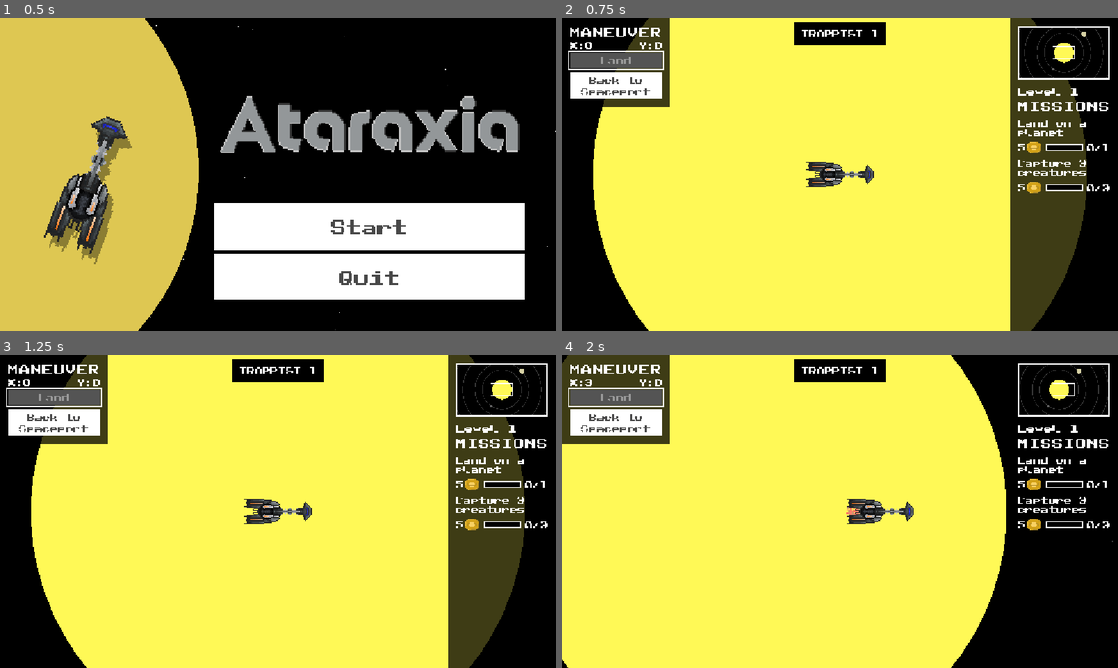
Above: before the commit, frames 1-4 (two rows, left to right).
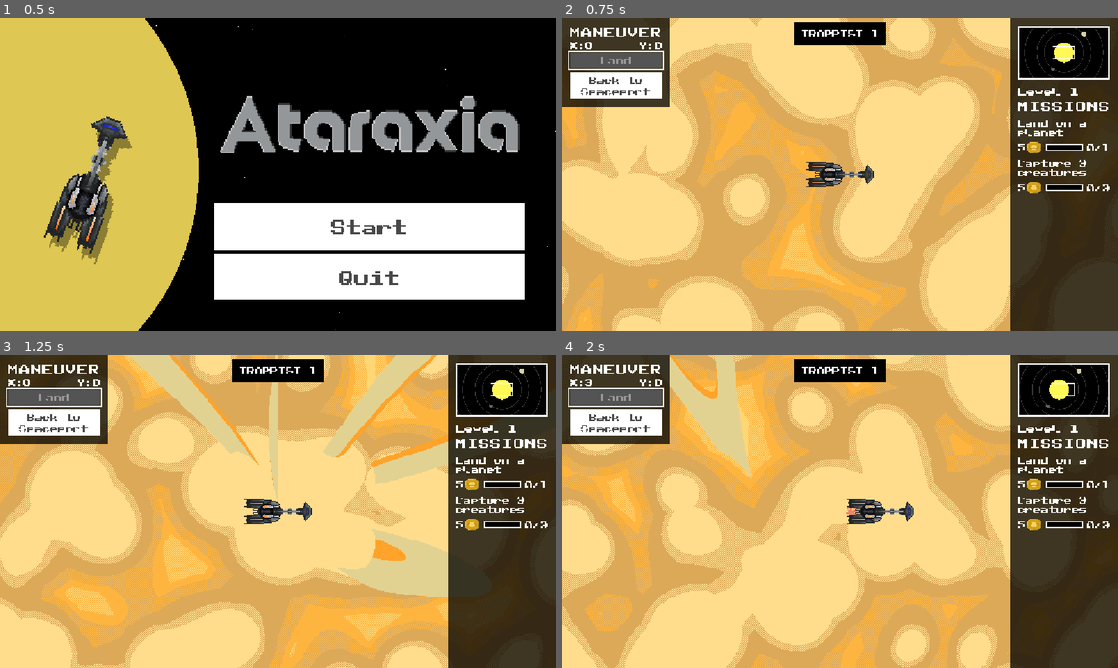
Above: after the commit, the same moments.

Repository: late-parrot/tsa-video-game-design-2026
Game: Godot game, scene res://scenes/title_screen.tscn
The game is run twice, just before and just after one commit, with the same random seed, the same clock (stepped at 60 frames per second) and the same inputs.
Inputs (mouse positions are in pixels of both pictures, inside the frame that each line leads up to):
- Up to frame 1 (0.5 s): no input
- Up to frame 2 (0.75 s): click "Start" at 0.5 s
- Up to frame 3 (1.25 s): no input
- Up to frame 4 (2 s): tap Enter (ui_accept) at 1.25, 1.52 s; move the mouse to (962, 495) at 1.27 s; hold D (right) from 1.28 s (still down); click (962, 495) at 1.35 s

Frame 1 is identical in both runs. In frame 2, 82% of the frame differs, in the area x 0-100%, y 0-100%; in frame 3, 82%; in frame 4, 89%.

Commit message:
Add some sprites

Diff:
--- a/project.godot
+++ b/project.godot
@@ -27,7 +27,7 @@
 
 [editor_plugins]
 
-enabled=PackedStringArray("res://addons/ActionIcon/plugin.cfg", "res://addons/godot_super-wakatime/plugin.cfg")
+enabled=PackedStringArray("res://addons/ActionIcon/plugin.cfg")
 
 [input]
 
--- a/scenes/maneuver/maneuver.tscn
+++ b/scenes/maneuver/maneuver.tscn
@@ -1,25 +1,189 @@
-[gd_scene load_steps=24 format=3 uid="uid://dwsidhkts8v1c"]
+[gd_scene load_steps=48 format=3 uid="uid://dwsidhkts8v1c"]
 
 [ext_resource type="PackedScene" uid="uid://c5h2bmcfooygk" path="res://scenes/maneuver/overlay.tscn" id="1_40ujs"]
 [ext_resource type="PackedScene" uid="uid://gvgpvaqcuuwx" path="res://scenes/maneuver/player.tscn" id="1_le8cj"]
 [ext_resource type="Script" uid="uid://bi7r77pycujcw" path="res://scripts/maneuver/planet.gd" id="1_n7xhb"]
 [ext_resource type="Script" uid="uid://bxii1evga2wvq" path="res://scripts/maneuver/maneuver.gd" id="1_ytq0j"]
+[ext_resource type="Texture2D" uid="uid://c8thoqmekq0p7" path="res://assets/planets/sun.png" id="3_3ecl0"]
 [ext_resource type="PackedScene" uid="uid://chbma2ylsr3fh" path="res://scenes/disembark/planets/spaceport_menu.tscn" id="3_plvpl"]
+[ext_resource type="Texture2D" uid="uid://dhxkq7ir4y8d0" path="res://assets/spaceport/spaceport-main.png" id="4_0rdyn"]
+[ext_resource type="Texture2D" uid="uid://djiv8w62ovgbg" path="res://assets/spaceport/spaceport-top.png" id="5_2x3te"]
 [ext_resource type="Script" uid="uid://dh4mcwl603for" path="res://scripts/input_controller.gd" id="5_foey6"]
 
+[sub_resource type="AtlasTexture" id="AtlasTexture_3ecl0"]
+atlas = ExtResource("3_3ecl0")
+region = Rect2(0, 0, 2000, 2000)
+
+[sub_resource type="AtlasTexture" id="AtlasTexture_gpp48"]
+atlas = ExtResource("3_3ecl0")
+region = Rect2(2000, 0, 2000, 2000)
+
+[sub_resource type="AtlasTexture" id="AtlasTexture_o6glo"]
+atlas = ExtResource("3_3ecl0")
+region = Rect2(4000, 0, 2000, 2000)
+
+[sub_resource type="AtlasTexture" id="AtlasTexture_hhhct"]
+atlas = ExtResource("3_3ecl0")
+region = Rect2(6000, 0, 2000, 2000)
+
+[sub_resource type="AtlasTexture" id="AtlasTexture_qfnjy"]
+atlas = ExtResource("3_3ecl0")
+region = Rect2(0, 2000, 2000, 2000)
+
+[sub_resource type="AtlasTexture" id="AtlasTexture_7to8l"]
+atlas = ExtResource("3_3ecl0")
+region = Rect2(2000, 2000, 2000, 2000)
+
+[sub_resource type="AtlasTexture" id="AtlasTexture_ahqhl"]
+atlas = ExtResource("3_3ecl0")
+region = Rect2(4000, 2000, 2000, 2000)
+
+[sub_resource type="AtlasTexture" id="AtlasTexture_l0cws"]
+atlas = ExtResource("3_3ecl0")
+region = Rect2(6000, 2000, 2000, 2000)
+
+[sub_resource type="AtlasTexture" id="AtlasTexture_lkk7c"]
+atlas = ExtResource("3_3ecl0")
+region = Rect2(0, 4000, 2000, 2000)
+
+[sub_resource type="AtlasTexture" id="AtlasTexture_b26cs"]
+atlas = ExtResource("3_3ecl0")
+region = Rect2(2000, 4000, 2000, 2000)
+
+[sub_resource type="AtlasTexture" id="AtlasTexture_sy2cb"]
+atlas = ExtResource("3_3ecl0")
+region = Rect2(4000, 4000, 2000, 2000)
+
+[sub_resource type="AtlasTexture" id="AtlasTexture_6lgaq"]
+atlas = ExtResource("3_3ecl0")
+region = Rect2(6000, 4000, 2000, 2000)
+
+[sub_resource type="AtlasTexture" id="AtlasTexture_txvli"]
+atlas = ExtResource("3_3ecl0")
+region = Rect2(0, 6000, 2000, 2000)
+
+[sub_resource type="AtlasTexture" id="AtlasTexture_q351v"]
+atlas = ExtResource("3_3ecl0")
+region = Rect2(2000, 6000, 2000, 2000)
+
+[sub_resource type="AtlasTexture" id="AtlasTexture_ujhr0"]
+atlas = ExtResource("3_3ecl0")
+region = Rect2(4000, 6000, 2000, 2000)
+
+[sub_resource type="AtlasTexture" id="AtlasTexture_cnhuf"]
+atlas = ExtResource("3_3ecl0")
+region = Rect2(6000, 6000, 2000, 2000)
+
+[sub_resource type="SpriteFrames" id="SpriteFrames_v5mtt"]
+animations = [{
+"frames": [{
+"duration": 1.0,
+"texture": SubResource("AtlasTexture_3ecl0")
+}, {
+"duration": 1.0,
+"texture": SubResource("AtlasTexture_gpp48")
+}, {
+"duration": 1.0,
+"texture": SubResource("AtlasTexture_o6glo")
+}, {
+"duration": 1.0,
+"texture": SubResource("AtlasTexture_hhhct")
+}, {
+"duration": 1.0,
+"texture": SubResource("AtlasTexture_qfnjy")
+}, {
+"duration": 1.0,
+"texture": SubResource("AtlasTexture_7to8l")
+}, {
+"duration": 1.0,
+"texture": SubResource("AtlasTexture_ahqhl")
+}, {
+"duration": 1.0,
+"texture": SubResource("AtlasTexture_l0cws")
+}, {
+"duration": 1.0,
+"texture": SubResource("AtlasTexture_lkk7c")
+}, {
+"duration": 1.0,
+"texture": SubResource("AtlasTexture_b26cs")
+}, {
+"duration": 1.0,
+"texture": SubResource("AtlasTexture_sy2cb")
+}, {
+"duration": 1.0,
+"texture": SubResource("AtlasTexture_6lgaq")
+}, {
+"duration": 1.0,
+"texture": SubResource("AtlasTexture_txvli")
+}, {
+"duration": 1.0,
+"texture": SubResource("AtlasTexture_q351v")
+}, {
+"duration": 1.0,
+"texture": SubResource("AtlasTexture_ujhr0")
+}, {
+"duration": 1.0,
+"texture": SubResource("AtlasTexture_cnhuf")
+}],
+"loop": true,
+"name": &"rotate",
+"speed": 5.0
+}]
+
 [sub_resource type="CircleShape2D" id="CircleShape2D_40ujs"]
-radius = 512.0
+radius = 597.8043
 
 [sub_resource type="SphereMesh" id="SphereMesh_n7xhb"]
 radius = 512.0
 height = 1024.0
 
 [sub_resource type="CircleShape2D" id="CircleShape2D_0rdyn"]
+radius = 190.0
+
+[sub_resource type="SphereMesh" id="SphereMesh_2x3te"]
+radius = 95.0
+height = 190.0
+
+[sub_resource type="Animation" id="Animation_3ecl0"]
+resource_name = "turn"
+length = 5.0
+loop_mode = 1
+tracks/0/type = "value"
+tracks/0/imported = false
+tracks/0/enabled = true
+tracks/0/path = NodePath("Sprite2D2:rotation")
+tracks/0/interp = 1
+tracks/0/loop_wrap = true
+tracks/0/keys = {
+"times": PackedFloat32Array(0, 5),
+"transitions": PackedFloat32Array(1, 1),
+"update": 0,
+"values": [6.283185307179586, 0.0]
+}
+
+[sub_resource type="Animation" id="Animation_gpp48"]
+length = 0.001
+tracks/0/type = "value"
+tracks/0/imported = false
+tracks/0/enabled = true
+tracks/0/path = NodePath("Sprite2D2:rotation")
+tracks/0/interp = 1
+tracks/0/loop_wrap = true
+tracks/0/keys = {
+"times": PackedFloat32Array(0),
+"transitions": PackedFloat32Array(1),
+"update": 0,
+"values": [0.0]
+}
+
+[sub_resource type="AnimationLibrary" id="AnimationLibrary_o6glo"]
+_data = {
+&"RESET": SubResource("Animation_gpp48"),
+&"turn": SubResource("Animation_3ecl0")
+}
+
+[sub_resource type="CircleShape2D" id="CircleShape2D_hhhct"]
 radius = 64.0
-
-[sub_resource type="SphereMesh" id="SphereMesh_2x3te"]
-radius = 64.0
-height = 128.0
 
 [sub_resource type="CircleShape2D" id="CircleShape2D_foey6"]
 radius = 128.0
@@ -83,12 +247,18 @@
 script = ExtResource("1_n7xhb")
 landable = false
 
+[node name="Sprite2D" type="AnimatedSprite2D" parent="Planets/TRAPPIST-1"]
+scale = Vector2(2, 2)
+sprite_frames = SubResource("SpriteFrames_v5mtt")
+animation = &"rotate"
+autoplay = "rotate"
+frame_progress = 0.042357765
+
 [node name="CollisionShape2D" type="CollisionShape2D" parent="Planets/TRAPPIST-1"]
 shape = SubResource("CircleShape2D_40ujs")
 
-[node name="Sprite2D" type="Sprite2D" parent="Planets/TRAPPIST-1"]
-
-[node name="MeshInstance2D" type="MeshInstance2D" parent="Planets/TRAPPIST-1/Sprite2D"]
+[node name="MeshInstance2D" type="MeshInstance2D" parent="Planets/TRAPPIST-1"]
+visible = false
 modulate = Color(1, 0.97406006, 0.3359375, 1)
 mesh = SubResource("SphereMesh_n7xhb")
 
@@ -101,10 +271,30 @@
 shape = SubResource("CircleShape2D_0rdyn")
 
 [node name="Sprite2D" type="Sprite2D" parent="Planets/Spaceport"]
-
-[node name="MeshInstance2D" type="MeshInstance2D" parent="Planets/Spaceport/Sprite2D"]
+scale = Vector2(2, 2)
+texture = ExtResource("4_0rdyn")
+
+[node name="Sprite2D2" type="Sprite2D" parent="Planets/Spaceport"]
+z_index = 4096
+scale = Vector2(2, 2)
+texture = ExtResource("5_2x3te")
+
+[node name="MeshInstance2D" type="MeshInstance2D" parent="Planets/Spaceport"]
+visible = false
 modulate = Color(0.38738912, 0.38738894, 0.38738897, 1)
+scale = Vector2(2, 2)
 mesh = SubResource("SphereMesh_2x3te")
+
+[node name="AnimationPlayer" type="AnimationPlayer" parent="Planets/Spaceport"]
+libraries = {
+&"": SubResource("AnimationLibrary_o6glo")
+}
+autoplay = "turn"
+
+[node name="StaticBody2D" type="StaticBody2D" parent="Planets/Spaceport"]
+
+[node name="CollisionShape2D" type="CollisionShape2D" parent="Planets/Spaceport/StaticBody2D"]
+shape = SubResource("CircleShape2D_hhhct")
 
 [node name="TRAPPIST-1b" type="Area2D" parent="Planets"]
 position = Vector2(1032, -960)
@@ -115,7 +305,7 @@
 
 [node name="Sprite2D" type="Sprite2D" parent="Planets/TRAPPIST-1b"]
 
-[node name="MeshInstance2D" type="MeshInstance2D" parent="Planets/TRAPPIST-1b/Sprite2D"]
+[node name="MeshInstance2D" type="MeshInstance2D" parent="Planets/TRAPPIST-1b"]
 modulate = Color(0.83984375, 0.81831455, 0.6430054, 1)
 mesh = SubResource("SphereMesh_plvpl")
 
@@ -129,7 +319,7 @@
 
 [node name="Sprite2D" type="Sprite2D" parent="Planets/TRAPPIST-1c (Locked)"]
 
-[node name="MeshInstance2D" type="MeshInstance2D" parent="Planets/TRAPPIST-1c (Locked)/Sprite2D"]
+[node name="MeshInstance2D" type="MeshInstance2D" parent="Planets/TRAPPIST-1c (Locked)"]
 modulate = Color(0.2421875, 0.7158203, 1, 1)
 mesh = SubResource("SphereMesh_ytq0j")
 
@@ -143,7 +333,7 @@
 
 [node name="Sprite2D" type="Sprite2D" parent="Planets/TRAPPIST-1d (Locked)"]
 
-[node name="MeshInstance2D" type="MeshInstance2D" parent="Planets/TRAPPIST-1d (Locked)/Sprite2D"]
+[node name="MeshInstance2D" type="MeshInstance2D" parent="Planets/TRAPPIST-1d (Locked)"]
 modulate = Color(0.74609375, 0.28274512, 0.20692444, 1)
 mesh = SubResource("SphereMesh_foey6")
 
--- a/scripts/disembark/overlay.gd
+++ b/scripts/disembark/overlay.gd
@@ -14,13 +14,13 @@
 		%Cargo.append_text("  Empty")
 	for item in Game.vehicle_cargo:
 		var count = Game.vehicle_cargo[item]
-		%Cargo.append_text("[ul]"+str(count)+" "+item+("s" if count!=1 else "")+"[/ul]")
+		%Cargo.append_text("[ul]"+str(count)+" "+Game.names[item]+("s" if count!=1 else "")+"[/ul]")
 	%Cargo.append_text("\n\nShip\n")
 	if len(Game.ship_cargo)==0:
 		%Cargo.append_text("  Empty")
 	for item in Game.ship_cargo:
 		var count = Game.ship_cargo[item]
-		%Cargo.append_text("[ul]"+str(count)+" "+item+("s" if count!=1 else "")+"[/ul]")
+		%Cargo.append_text("[ul]"+str(count)+" "+Game.names[item]+("s" if count!=1 else "")+"[/ul]")
 
 	# Godot doesn't seem to like the disabled value changing more than once per frame
 	var d = true
@@ -85,7 +85,7 @@
 		if c["node"] is not Creature or c["node"].captured:
 			col = c
 	if col == null: return
-	var n = Game.names[col["id"]]
+	var n = col["id"]
 	if Game.vehicle_cargo.has(n):
 		Game.vehicle_cargo[n] += 1
 	else:
--- a/scripts/maneuver/minimap.gd
+++ b/scripts/maneuver/minimap.gd
@@ -13,8 +13,9 @@
 	ps.reverse()
 	for p in ps:
 		var area = p.duplicate()
-		var node = area.get_node("Sprite2D")
+		var node = area.get_node("MeshInstance2D")
 		area.remove_child(node)
+		node.visible = true
 		node.position = area.position*SCALE
 		node.name = area.name
 		node.scale = Vector2(SCALE, SCALE)
Binary file added: assets/planets/sun.old.png
Not shown, added: assets/planets/sun.old.png.import
Binary file added: assets/planets/sun.png
Not shown, added: assets/planets/sun.png.import
Binary file added: assets/spaceport/spaceport-main.png
Not shown, added: assets/spaceport/spaceport-main.png.import
Binary file added: assets/spaceport/spaceport-top.png
Not shown, added: assets/spaceport/spaceport-top.png.import
